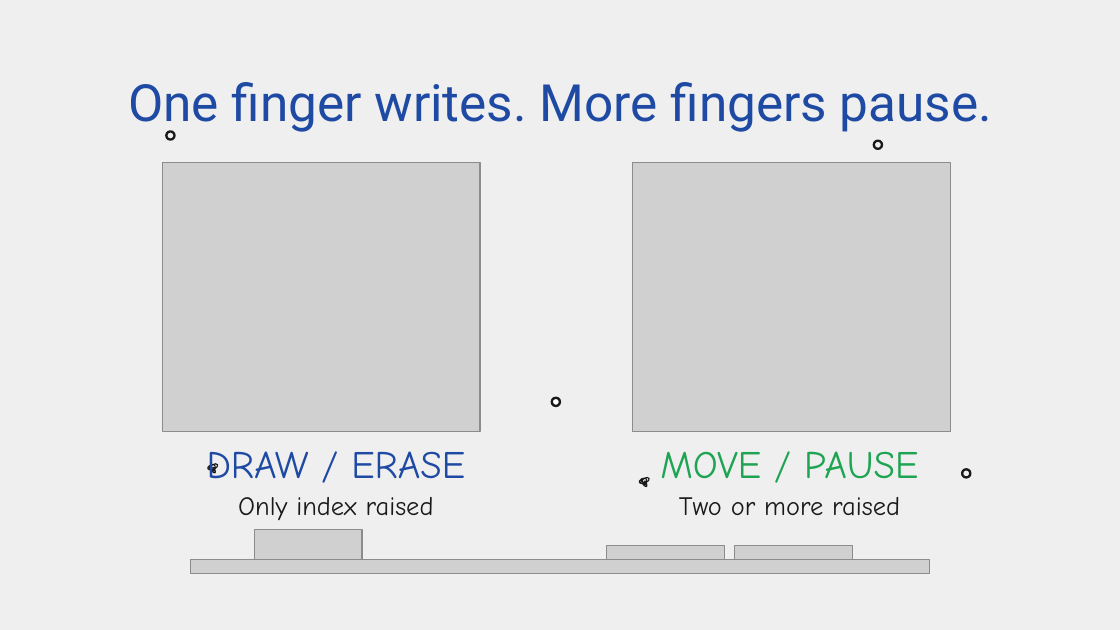
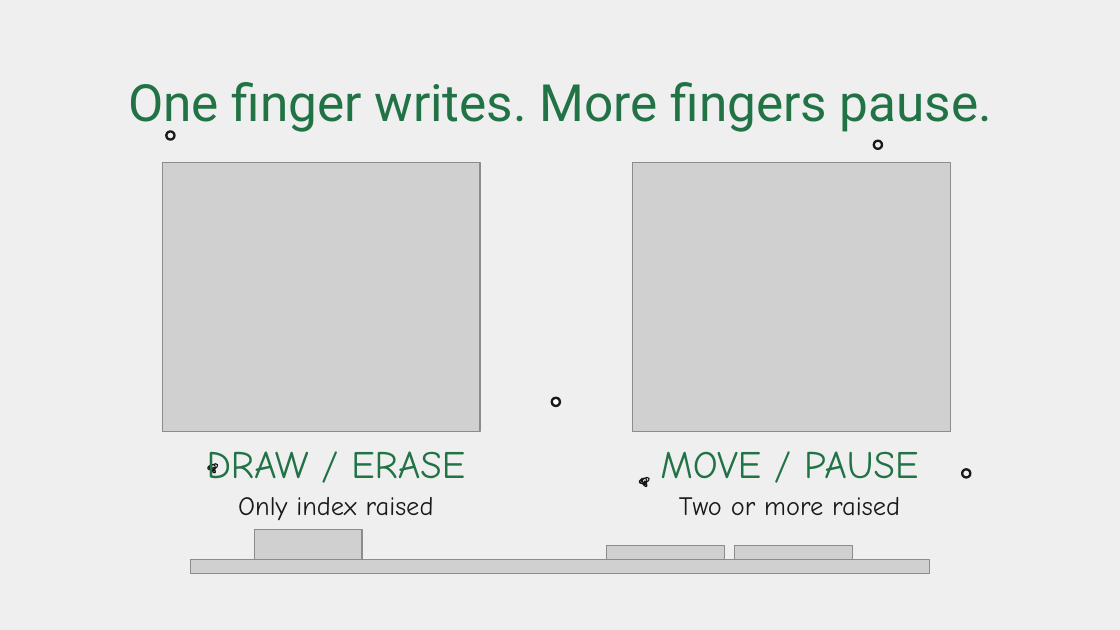
Before and after one commit to thiyatira/AirInk, a slide deck: slide 5 of documents/presentation/AirInk_Presentation.pptx. Drawn at 1120x630 pixels with LibreOffice and Linux fonts; fonts in the diff are those of the drawing; grey boxes stand for pictures; background and template pictures are left out. Boxes give left, top, right and bottom in pixels: in the first picture for what was removed or moved away, otherwise in the second. Text is boxed around its words. In the diff, an @@ line names an element or a change of style, - is before the commit and + after.

```diff
--- a/documents/presentation/AirInk_Presentation.pptx
+++ b/documents/presentation/AirInk_Presentation.pptx
@@ text "One finger writes. More fingers ..." at [128, 82, 992, 134]: text colour #1E4AA3 to #217346 @@
@@ text "DRAW / ERASE" at [207, 451, 465, 479]: text colour #1E4AA3 to #217346 @@
@@ text "MOVE / PAUSE" at [660, 451, 918, 479]: text colour #1EA452 to #217346 @@
```
Also in this commit, not shown: 9 other slides changed, 1 slide removed, 4 other files.
